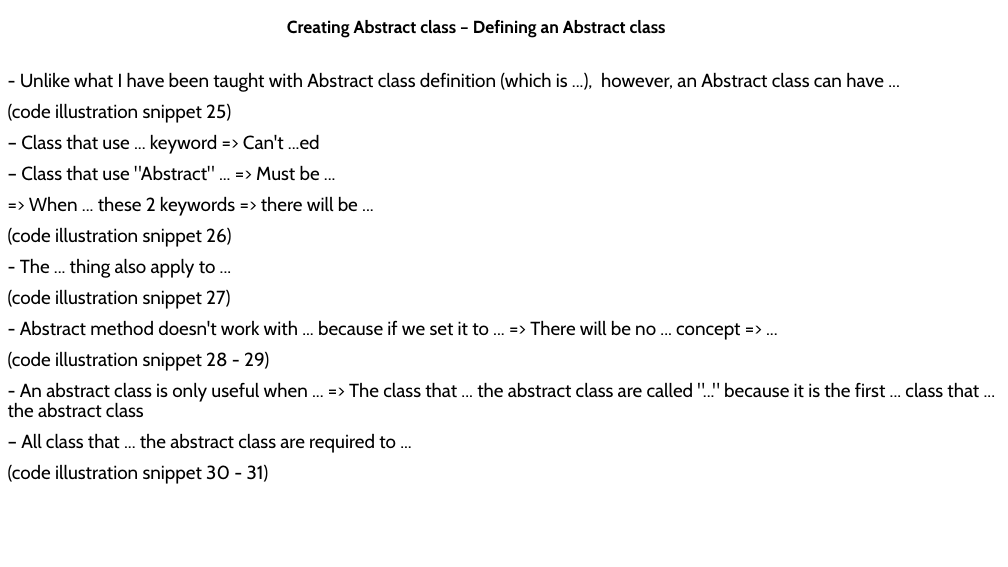
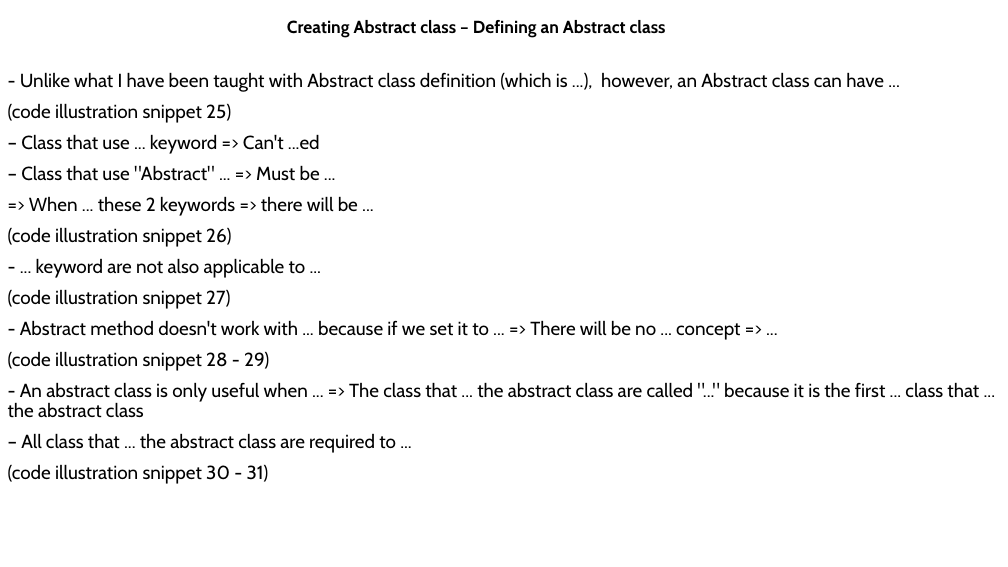
Before and after one commit to MaiDinhVinh/CS-Java, a slide deck: slide 22 of self-study resources/J8SE1/Chapter 5 - Class Design.pptx (slide 19 before the commit). Drawn at 1008x567 pixels with LibreOffice and Linux fonts; fonts in the diff are those of the drawing. Boxes give left, top, right and bottom in pixels: in the first picture for what was removed or moved away, otherwise in the second. Text is boxed around its words. In the diff, an @@ line names an element or a change of style, - is before the commit and + after.

```diff
--- a/self-study resources/J8SE1/Chapter 5 - Class Design.pptx
+++ b/self-study resources/J8SE1/Chapter 5 - Class Design.pptx
@@ text at (x1=36, y1=258, x2=306, y2=278): text changed @@
-- The ... thing also apply to ...
+- ... keyword are not also applicable to ...
```
Also in this commit, not shown: 2 other slides changed, 11 slides added.
